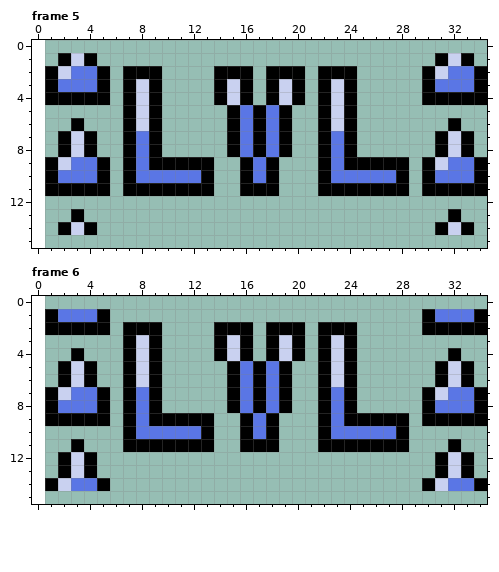
Pixel-art file, stored at Assets/Art/VFX/LevelUp.aseprite. The picture above is the old version.
34x16 pixels, 6 frames. Shown: frame 5, frame 6. The old version is drawn lined up with the new one, on the new canvas. The commit also changed other frames, which this record leaves out.
The same view after the edit:
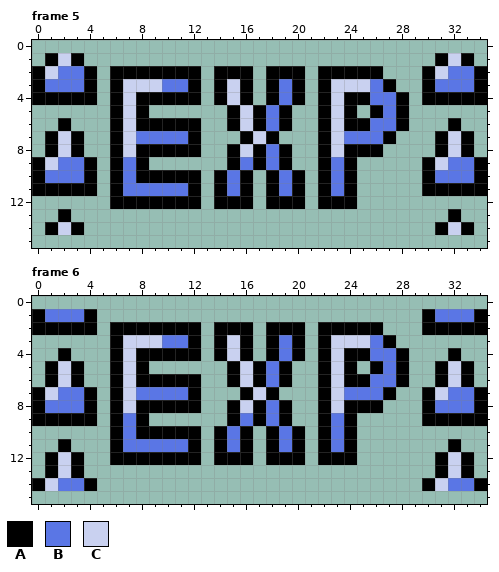
Palette (. is transparent): A #000000  B #5a76e5  C #c9d1f0
Diff:
canvas 34x16 -> 35x16, the old top-left corner now at 1,0
Changed rows in their new state; - is an unchanged pixel.
Frame 5:
first column x 0:
 1 -ACA.------------------------
 2 ACB-A.A---AAA------------AA--
 3 AB--A.AC-CBBA------B----CCBA-
 4 A----.ACA-AAA------B-----ABBA
 5 ------ACA.------C---------ABA
 6 --A.--ACA-AAA---C--------ABBA
 7 -ACA.-AC-BBBA--.ACA.---CBBBA-
 8 -ACA.-ACA-AAA---C------C-AA--
 9 ACB-A.ABA.....-ABABA-----....
10 AB--A.ABAAAAA.AB-.-BA---A....
11 A----.ABBBBB-.AB-.-BA--B-....
12 ------AAAAAAA-AAA-AAA-AAA----
13 --A.-------------------------
14 -ACA.------------------------
Frame 6:
first column x 0:
 1 AB--A.-----------------------
 2 A----.A---AAA------------AA--
 3 ------AC-CBBA------B----CCBA-
 4 --A.--ACA-AAA------B-----ABBA
 5 -ACA.-ACA.------C---------ABA
 6 -ACA.-ACA-AAA---C--------ABBA
 7 ACB-A.AC-BBBA--.ACA.---CBBBA-
 8 AB--A.ACA-AAA---C------C-AA--
 9 A----.ABA.....-ABABA-----....
10 ------ABAAAAA.AB-.-BA---A....
11 --A.--ABBBBB-.AB-.-BA--B-....
12 -ACA.-AAAAAAA-AAA-AAA-AAA----
13 -ACA.------------------------
14 ACB-A.-----------------------
